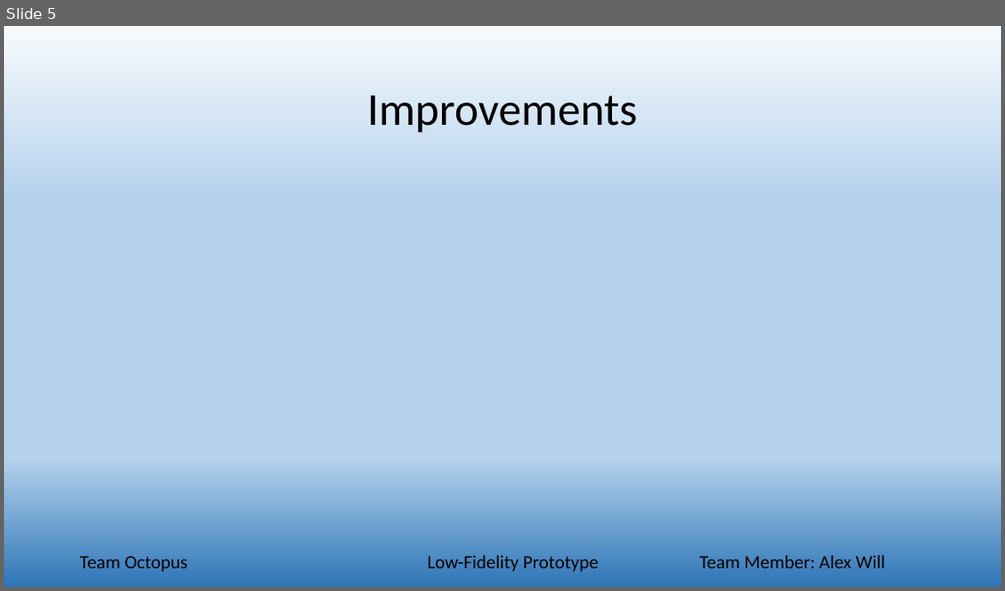
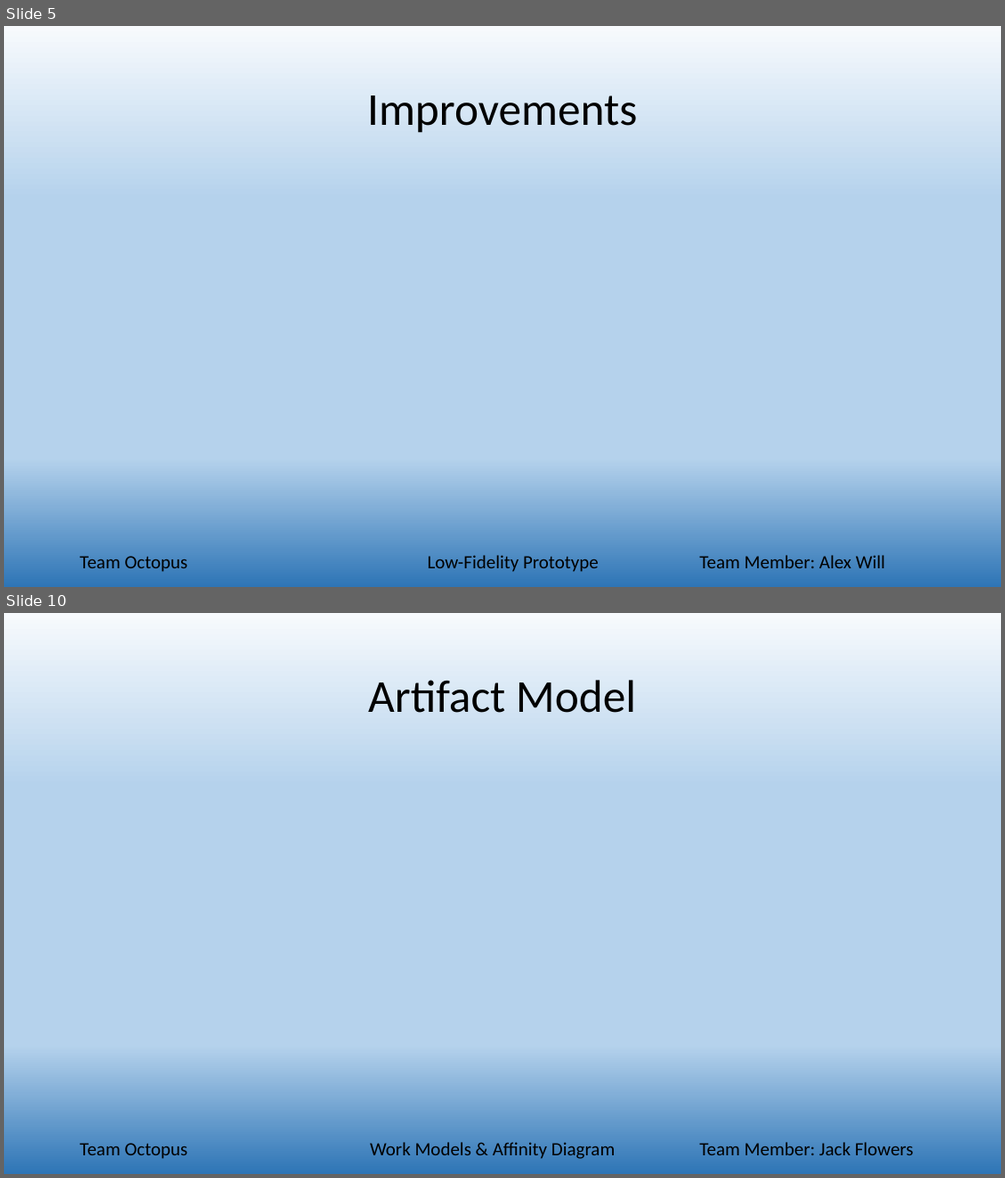
Before and after one commit to alwill/SchoolProjects, a slide deck: TeamOctopus/phase6/team_Octopus_Presentation.pptx. Shown one above the other, each under a label of ours: slide 5 before the commit, slides 5 and 10 after it; the slides between them are not shown. The pictures are 1005x591 and 1005x1178 pixels, drawn with LibreOffice and Linux fonts; fonts in the diff are those of the drawing. Boxes give left, top, right and bottom in pixels: in the first picture for what was removed or moved away, otherwise in the second. Text is boxed around its words. In the diff, an @@ line names an element or a change of style, - is before the commit and + after.

Commit message:
Added work models and high prototype. Plus pictures.

```diff
--- a/TeamOctopus/phase6/team_Octopus_Presentation.pptx
+++ b/TeamOctopus/phase6/team_Octopus_Presentation.pptx
@@ slide 10 added at <box>4,613,1001,1174</box>, background gradient #F7FAFD to #B5D2EC to #2E75B6 @@
@@ title added at <box>368,680,636,713</box>, 44 pt, text #000000 @@
+Artifact Model
@@ text added at <box>80,1143,188,1159</box>, 18 pt, text #000000 @@
+Team Octopus
@@ text added at <box>370,1142,615,1159</box>, 18 pt, text #000000 @@
+Work Models & Affinity Diagram
@@ text added at <box>699,1142,914,1155</box>, 18 pt, text #000000 @@
+Team Member: Jack Flowers
```
Also in this commit, not shown: 8 other slides added, 5 other files.
